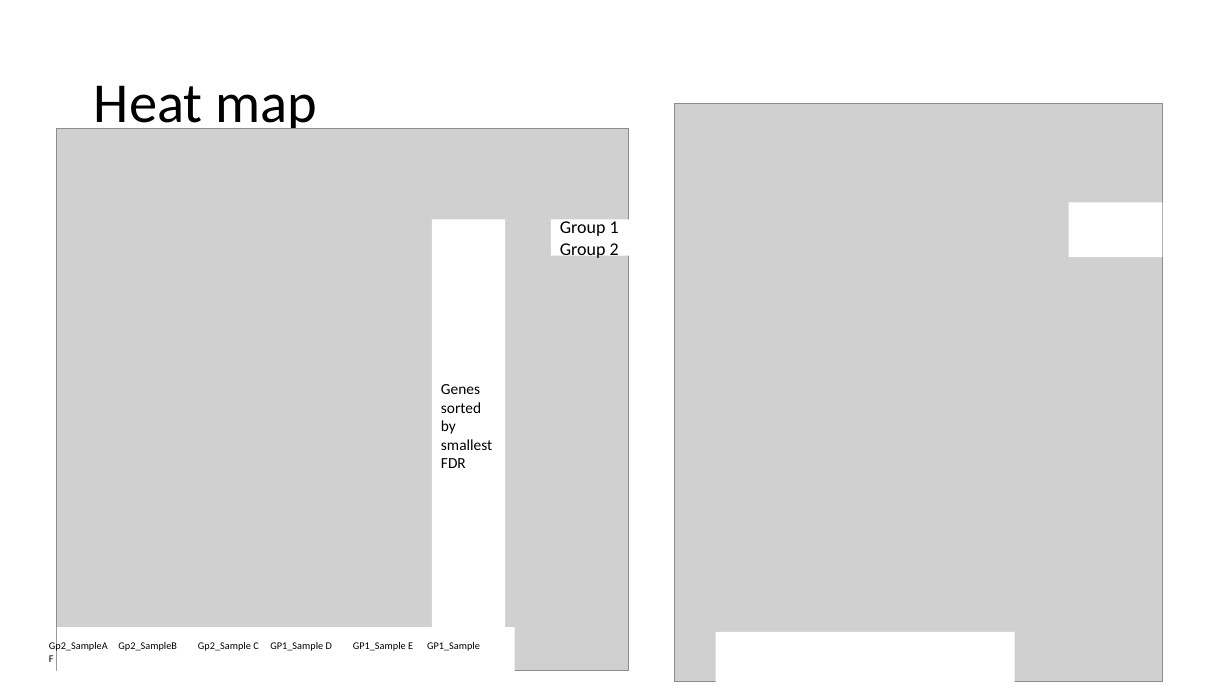
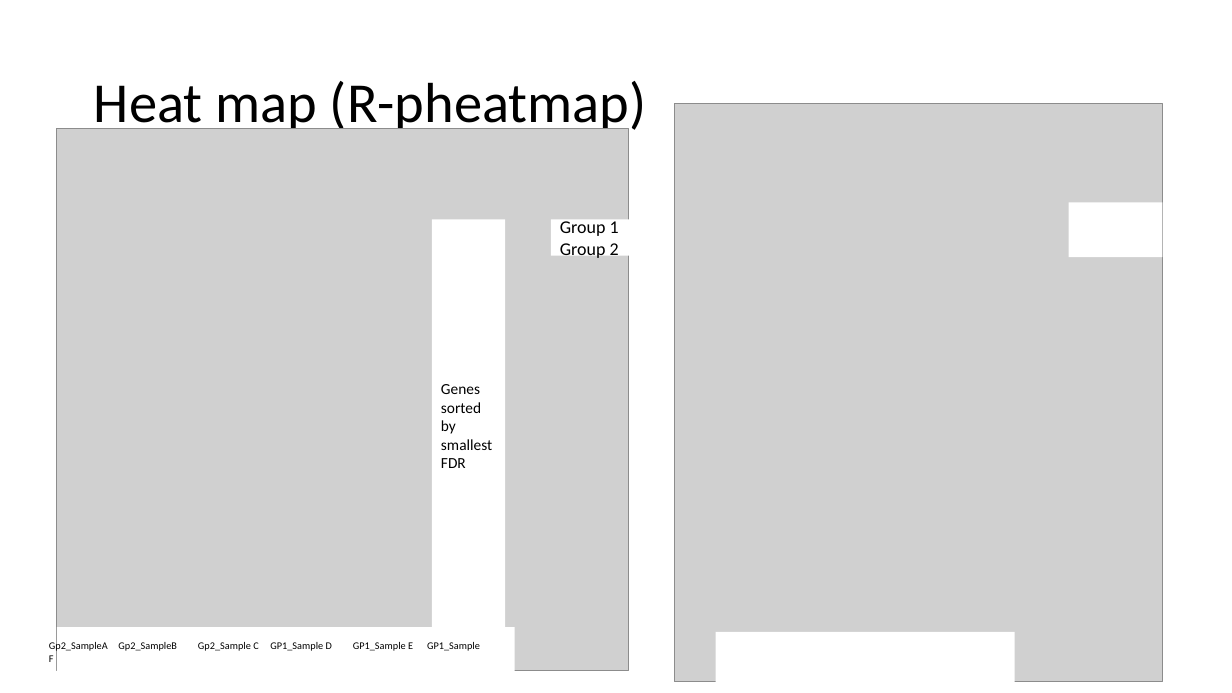
Before and after one commit to EmoryIntegratedComputationalCore/Methods, a slide deck: slide 4 of DataVisualizationMenu.pptx. Drawn at 1232x693 pixels with LibreOffice and Linux fonts; fonts in the diff are those of the drawing; grey boxes stand for pictures. Boxes give left, top, right and bottom in pixels: in the first picture for what was removed or moved away, otherwise in the second. Text is boxed around its words. In the diff, an @@ line names an element or a change of style, - is before the commit and + after.

```diff
--- a/DataVisualizationMenu.pptx
+++ b/DataVisualizationMenu.pptx
@@ title at <box>94,81,647,135</box>: text changed @@
-Heat map
+Heat map (R-pheatmap)
```
Also in this commit, not shown: 8 other slides changed, 1 slide removed, 1 other file.
